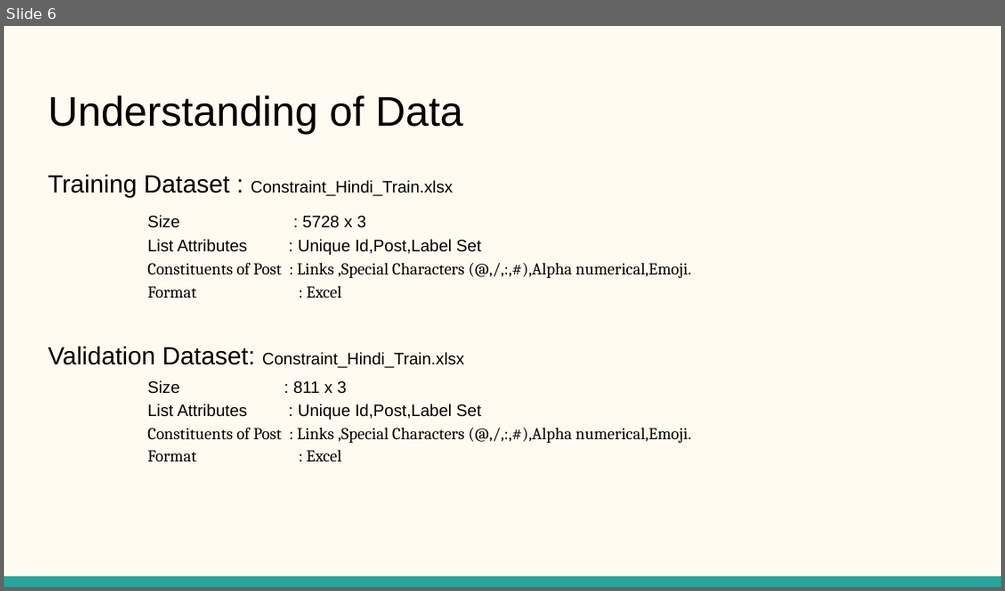
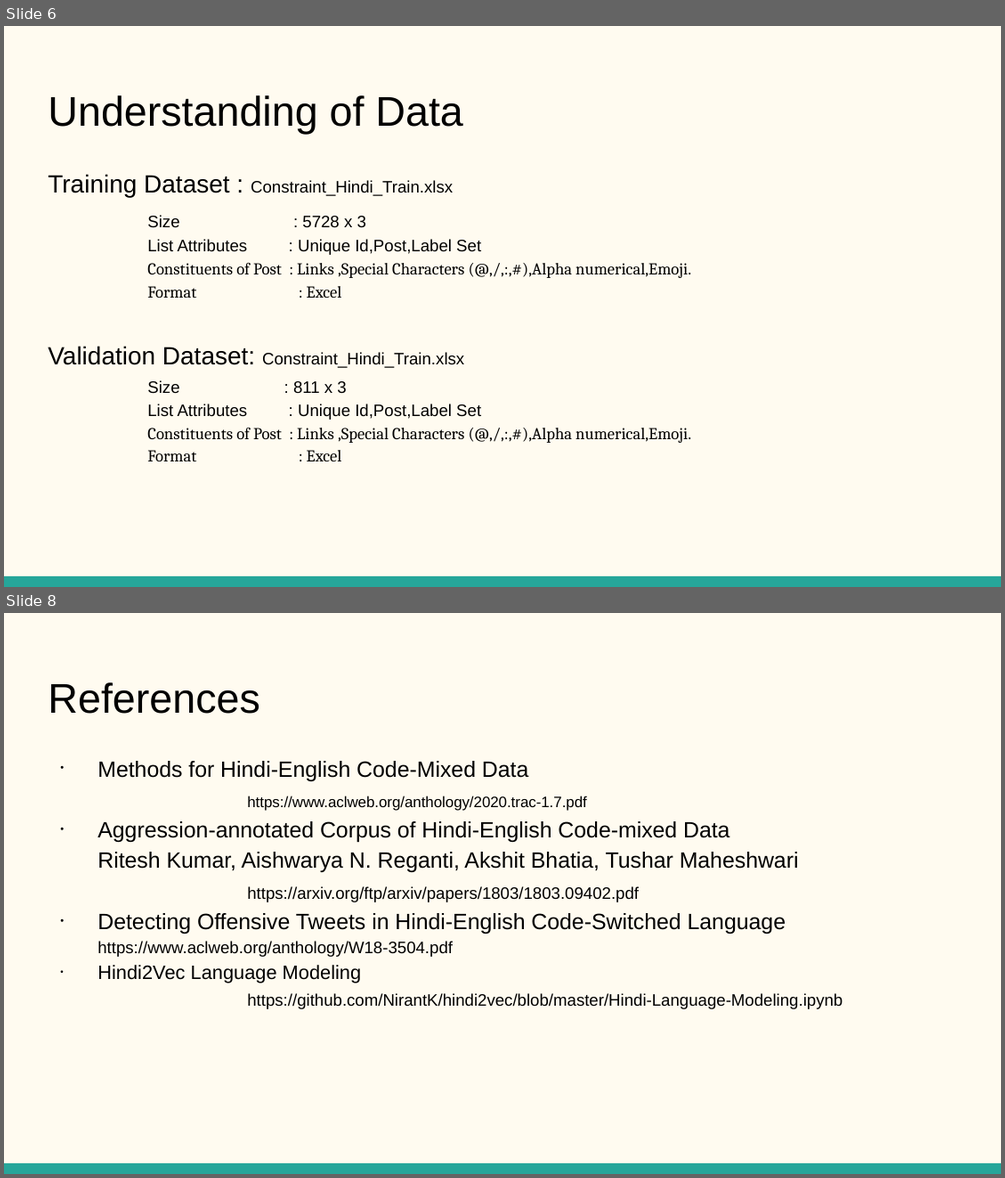
Before and after one commit to VarunBohara/Mini-Project-Documents, a slide deck: DMA Course Project.pptx. Shown one above the other, each under a label of ours: slide 6 before the commit, slides 6 and 8 after it; the slides between them are not shown. The pictures are 1005x591 and 1005x1178 pixels, drawn with LibreOffice and Linux fonts; fonts in the diff are those of the drawing. Boxes give left, top, right and bottom in pixels: in the first picture for what was removed or moved away, otherwise in the second. Text is boxed around its words. In the diff, an @@ line names an element or a change of style, - is before the commit and + after.

```diff
--- a/DMA Course Project.pptx
+++ b/DMA Course Project.pptx
@@ slide 8 added at bbox=[4, 613, 1001, 1174], background #FFFBF0; not listed: 1 template element that a slide beside it also shows @@
@@ title added at bbox=[48, 682, 259, 714], 30 pt, text #000000 @@
+References
@@ text added at bbox=[97, 761, 842, 1009], 16 pt, text #000000 @@
+• Methods for Hindi-English Code-Mixed Data
+  https://www.aclweb.org/anthology/2020.trac-1.7.pdf
+• Aggression-annotated Corpus of Hindi-English Code-mixed Data
+  Ritesh Kumar, Aishwarya N. Reganti, Akshit Bhatia, Tushar Maheshwari
+  https://arxiv.org/ftp/arxiv/papers/1803/1803.09402.pdf
+• Detecting Offensive Tweets in Hindi-English Code-Switched Language https://www.aclweb.org/anthology/W18-3504.pdf
+• Hindi2Vec Language Modeling
+  https://github.com/NirantK/hindi2vec/blob/master/Hindi-Language-Modeling.ipynb
```
Also in this commit, not shown: 1 slide changed, 10 slides removed.
